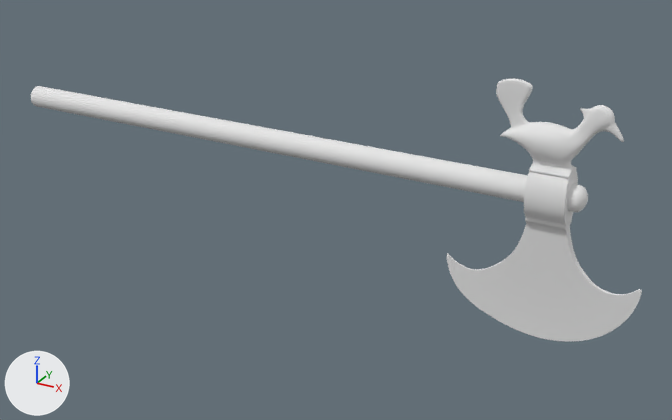
Renders of the OBJ model UI/app/public/3d.obj from each side of a commit.
One viewpoint serves both versions: a 50 mm lens placed at (11.35, -17.48, 10.79), pointed at (1.68, 0.11, 2.0). The lights are fixed; the arrows at lower left show +X, +Y and +Z. Where no turn or scale is listed for an object, it has been applied to the vertices.
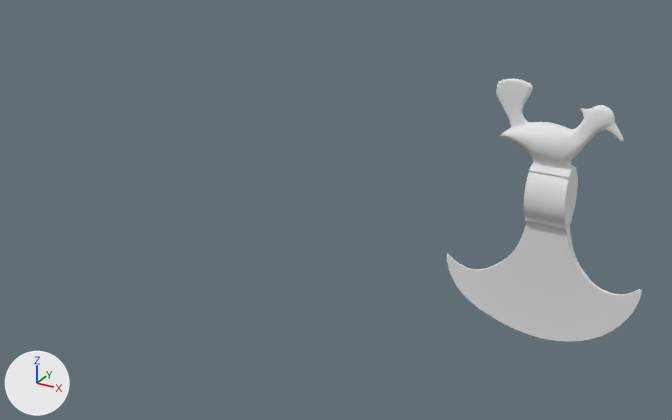
Changed parts and their boxes [x1, y1, x2, y2] in the pictures (672 x 420 px):
'Cylinder001', deleted: before [31, 86, 588, 212]

What the commit changed:
Object 'Cylinder001' (ob_cylinder001) is deleted.
